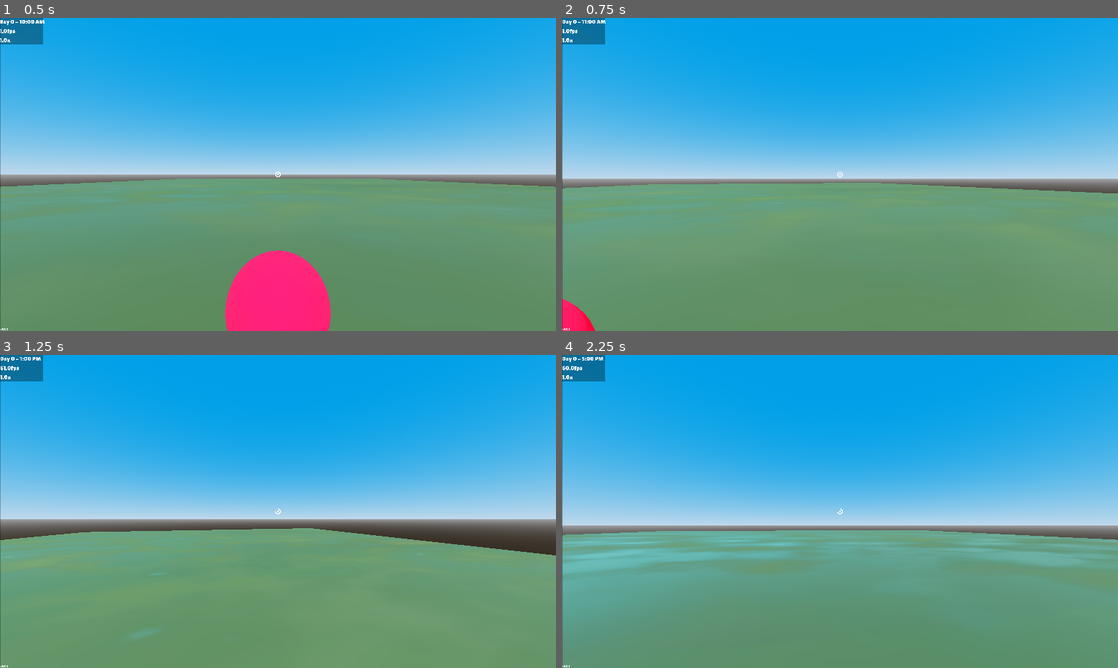
Above: before the commit, frames 1-4 (two rows, left to right).
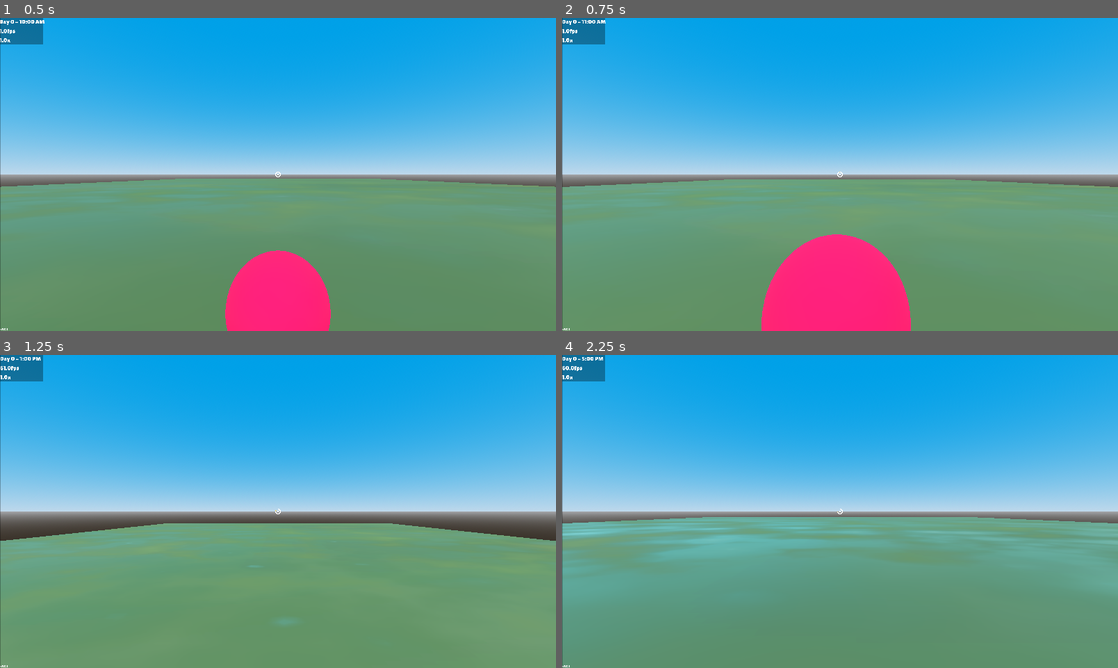
Above: after the commit, the same moments.

Repository: coatline/godot-first-person-template
Game: Godot game, scene res://game.tscn
The game is run twice, just before and just after one commit, with the same random seed, the same clock (stepped at 60 frames per second) and the same inputs.
Inputs (mouse positions are in pixels of both pictures, inside the frame that each line leads up to):
- Up to frame 1 (0.5 s): no input
- Up to frame 2 (0.75 s): tap Enter at 0.5 s; move the mouse to (867, 174) at 0.52 s; hold W (move_forward) from 0.53 s (still down); hold Shift (sprint) from 0.53 s (still down); click (867, 174) at 0.67 s
- Up to frame 3 (1.25 s): keep holding W (move_forward); keep holding Shift (sprint); tap Space (jump) at 0.77 s
- Up to frame 4 (2.25 s): keep holding W (move_forward); move the mouse to (812, 511) at 1.27 s; release Shift (sprint) at 1.28 s; tap Ctrl (crouch) at 1.35 s; tap Space (jump) at 1.52 s; tap Shift (sprint) at 1.55 s; move the mouse to (851, 505) at 2.02 s; hold Shift (sprint) from 2.03 s (still down); tap F (drop_item) at 2.1 s

Frame 1 is identical in both runs. In frame 2, 11% of the frame differs, in the area x 0-100%, y 50-100%; in frame 3, 12%; in frame 4, 26%, in the area x 0-100%, y 29-75%.
Error after the commit: Invalid access to property or key 'stamina_depleted' on a base object of type 'Nil'. (res://player_brain.gd:13)

Commit message:
sprint fix

Diff:
--- a/player.tscn
+++ b/player.tscn
@@ -92,11 +92,9 @@
 target_position = Vector3(0, -0.1, 0)
 hit_from_inside = true
 
-[node name="Head" type="Node3D" parent="Player" unique_id=1474192869 node_paths=PackedStringArray("camera", "actor_body")]
+[node name="Head" type="Node3D" parent="Player" unique_id=1474192869]
 transform = Transform3D(1, 0, 0, 0, 1, 0, 0, 0, 1, 0, 1.1, 0)
 script = ExtResource("2_g1dw6")
-camera = NodePath("Camera3D")
-actor_body = NodePath("..")
 
 [node name="HeadBob" type="Node" parent="Player/Head" unique_id=1631919419 node_paths=PackedStringArray("actor_body", "head_node")]
 script = ExtResource("9_7ahtn")
--- a/player_brain.gd
+++ b/player_brain.gd
@@ -2,6 +2,7 @@
 
 @export var player_body: PlayerBody
 @export var player_actor: Actor
+@export var stamina_component: StaminaComponent
 
 var move_state: PlayerMoveState
 var sprint_toggled: bool = false
@@ -9,6 +10,10 @@
 func _ready():
 	move_state = PlayerMoveState.new(player_actor)
 	player_actor.state_machine.try_set_state(move_state)
+	stamina_component.stamina_depleted.connect(_stamina_depleted)
+
+func _stamina_depleted():
+	sprint_toggled = false
 
 func _physics_process(delta):
 	if paused:
